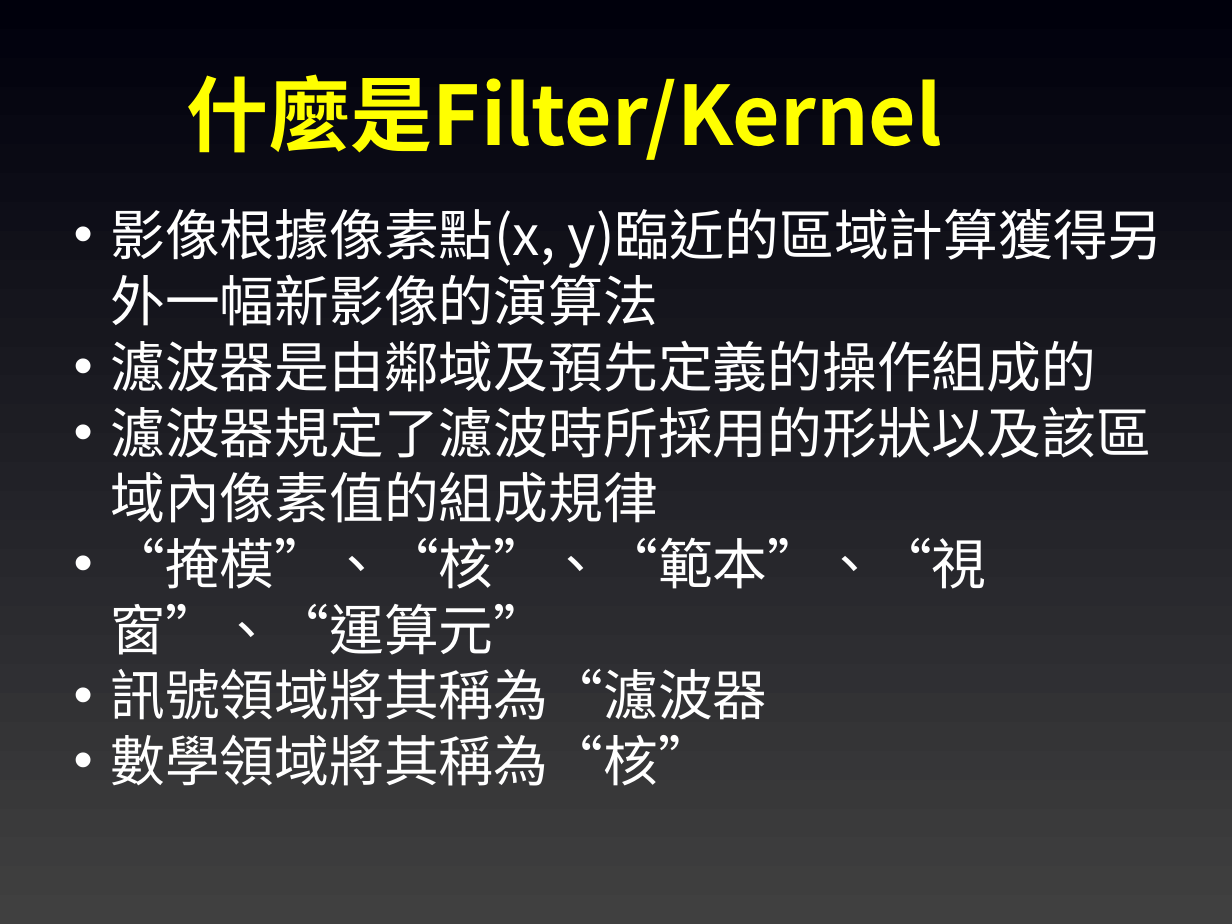
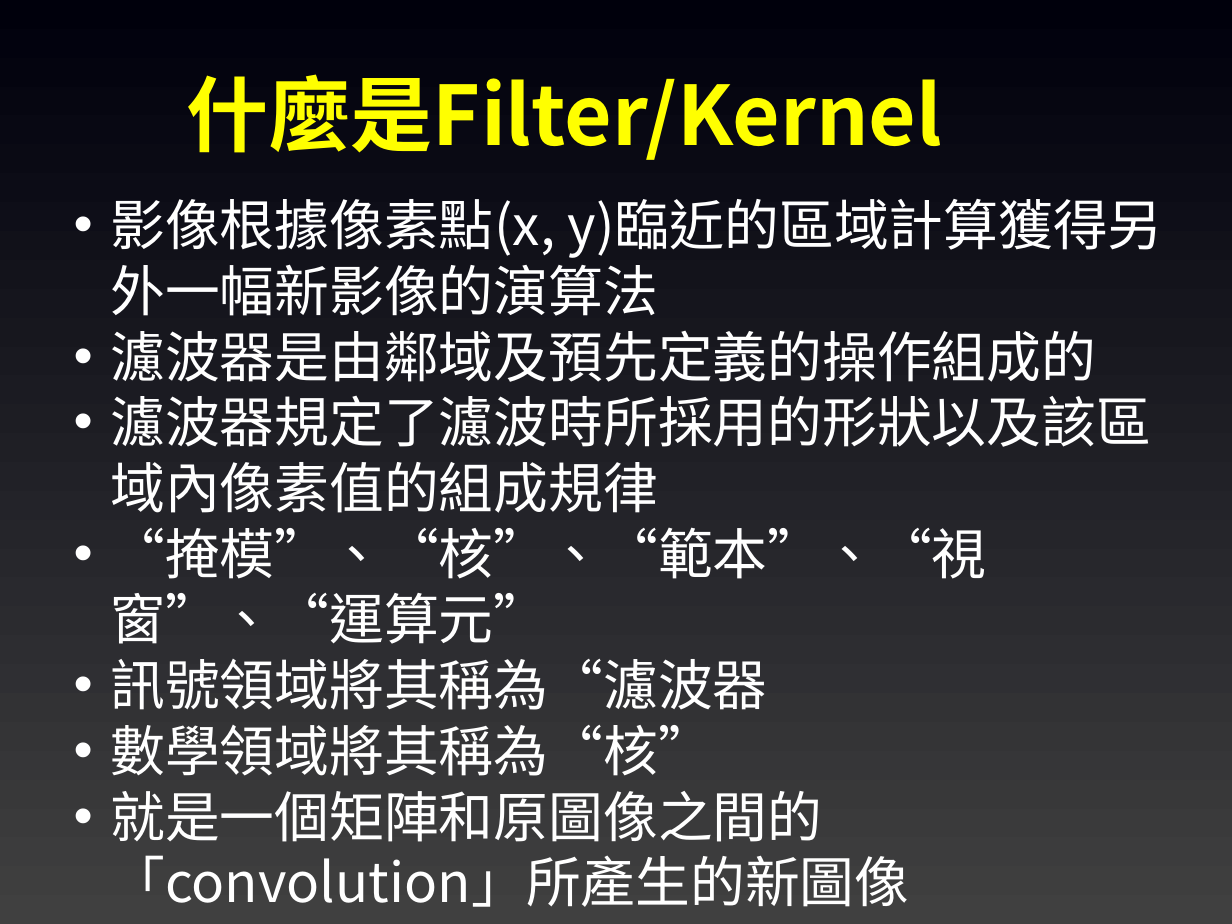
Before and after one commit to joshhu/must_opencv, a slide deck: slide 75 of Slides/04. OpenCV影像處理.pptx. Drawn at 1232x924 pixels with LibreOffice and Linux fonts; fonts in the diff are those of the drawing. Boxes give left, top, right and bottom in pixels: in the first picture for what was removed or moved away, otherwise in the second. Text is boxed around its words. In the diff, an @@ line names an element or a change of style, - is before the commit and + after.

```diff
--- a/Slides/04. OpenCV影像處理.pptx
+++ b/Slides/04. OpenCV影像處理.pptx
@@ text "影像根據像素點(x, y)臨近的區域計算獲得另外一幅新影像的演算法": place and size @@
-text "影像根據像素點(x, y)臨近的區域計算獲得另外一幅新影像的演算法" at [110,209,1163,786]
+text "影像根據像素點(x, y)臨近的區域計算獲得另外一幅新影像的演算法" at [110,199,1163,907]
@@ text at [110,791,909,907]: paragraph added @@
+• 就是一個矩陣和原圖像之間的「convolution」所產生的新圖像
```
Also in this commit, not shown: 6 other slides changed, 1 slide added, 7 other files.
